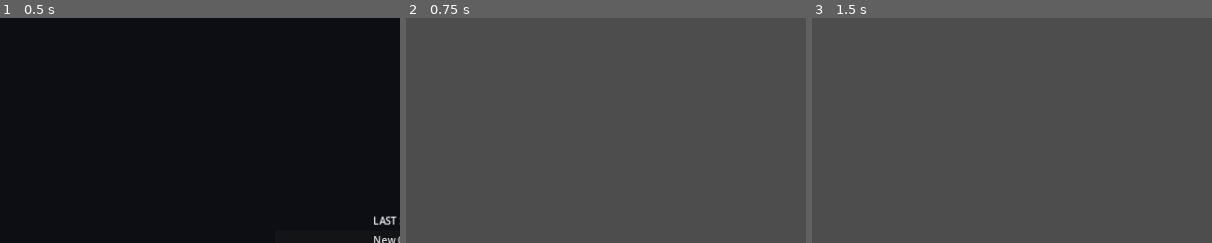
Above: before the commit, frames 1-3 (left to right).
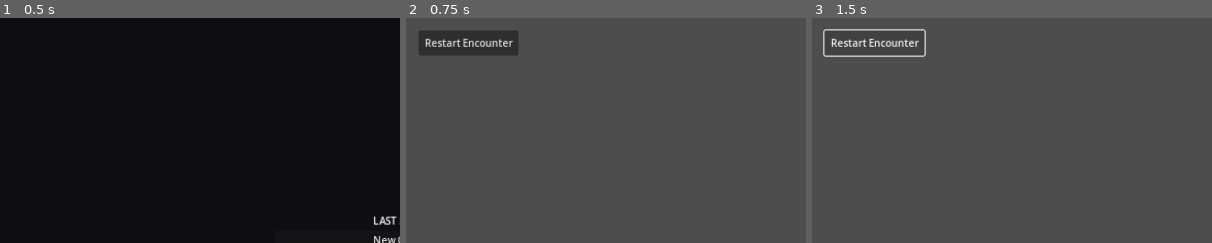
Above: after the commit, the same moments.

Repository: Teatree/ai_server_loc
Game: Godot game, scene res://scenes/title_screen.tscn
Same seed, same stepped clock (60 frames per second), same inputs: the game is played once before the commit and once after it.
Inputs (mouse positions are % of the whole screen's width and height, from its top left):
- Up to frame 1 (0.5 s): no input
- Up to frame 2 (0.75 s): click "New Game" at 0.5 s
- Up to frame 3 (1.5 s): click (8, 6) at 1.25 s, where only the run after the commit has a clickable "Restart Encounter"
The pictures show only the part of the screen within x 0-50%, y 0-50%; the shares and areas given below are measured in that part.

Frame 1 is identical in both runs. In frame 2, 2.4% of the frame differs, in the area x 3-28%, y 5-17%; in frame 3, 1.0%.
Error before the commit: Invalid assignment of property or key 'velocity' with value of type 'Vector2' on a base object of type 'Nil'. (res://scripts/player/movement_controller.gd:97)

Commit message:
story(S09C): build final holdout and victory flow
- Director: add victory signal, track max phase reached, emit victory when
  all phases (RECOVERY/PRESSURE/ESCALATION/PEAK) are completed; block
  further spawning once victory fires; reset clears all encounter state.
- Director: add peak_duration export so PEAK can terminate deterministically.
- placeholder_level: wire up Director node, connect spawned→instantiate
  enemies, connect victory→show label; add RestartEncounter button and
  _restart_encounter / _clear_encounter helpers that free enemies and reset
  the director.
- movement_controller: guard _physics_process on body != nil to prevent
  headless test runner SCRIPT ERRORs from blocking validation.
- tests: four new S09C tests covering victory emission, single-fire guarantee,
  reset clearing, and level restart clearing.

Diff:
--- a/scenes/levels/placeholder_level.tscn
+++ b/scenes/levels/placeholder_level.tscn
@@ -8,6 +8,7 @@
 [ext_resource type="Script" path="res://scripts/components/pickup.gd" id="6_p"]
 [ext_resource type="Script" path="res://scripts/enemies/spawn_marker.gd" id="7_s"]
 [ext_resource type="Script" path="res://scripts/navigation/platform_graph.gd" id="8_nav"]
+[ext_resource type="Script" path="res://scripts/director/director.gd" id="9_dir"]
 
 [sub_resource type="RectangleShape2D" id="Rect2D_ground1"]
 size = Vector2(500, 40)
@@ -331,6 +332,26 @@
 position = Vector2(1100, 260)
 script = ExtResource("7_s")
 
+[node name="Director" type="Node" parent="."]
+script = ExtResource("9_dir")
+
+[node name="RestartEncounter" type="Button" parent="."]
+offset_left = 20.0
+offset_top = 20.0
+offset_right = 180.0
+offset_bottom = 60.0
+text = "Restart Encounter"
+
+[node name="VictoryLabel" type="Label" parent="."]
+offset_left = 460.0
+offset_top = 300.0
+offset_right = 780.0
+offset_bottom = 380.0
+text = "HOLDOUT COMPLETE"
+horizontal_alignment = 1
+vertical_alignment = 1
+visible = false
+
 [node name="PlatformGraph" type="Node2D" parent="."]
 script = ExtResource("8_nav")
 max_stuck_retries = 3
--- a/scripts/director/director.gd
+++ b/scripts/director/director.gd
@@ -6,6 +6,7 @@
 signal slot_changed(remaining: int)
 
 enum Phase { RECOVERY, PRESSURE, ESCALATION, PEAK }
+const _PHASE_COUNT: int = 4
 
 @export var max_threat_budget: float = 100.0
 @export var max_living_enemies: int = 10
@@ -14,8 +15,9 @@
 @export var recovery_duration: float = 8.0
 @export var pressure_duration: float = 12.0
 @export var escalation_duration: float = 8.0
-
+@export var peak_duration: float = 8.0
 signal phase_changed(phase: Director.Phase)
+signal victory
 
 var _seed: int = 0
 var _rng: RandomNumberGenerator
@@ -26,6 +28,9 @@
 var _phase: Phase = Phase.RECOVERY
 var _phase_elapsed: float = 0.0
 var _recent_spawn_positions: Array[Vector2] = []
+var _max_phase_reached: int = 0
+var _victory_emitted: bool = false
+
 
 func _init() -> void:
 	_rng = RandomNumberGenerator.new()
@@ -41,6 +46,23 @@
 	_phase = Phase.RECOVERY
 	_phase_elapsed = 0.0
 	_recent_spawn_positions.clear()
+	_max_phase_reached = 0
+	_victory_emitted = false
+
+
+func reset() -> void:
+	_current_threat = 0.0
+	_living_enemies = 0
+	_rng.seed = _seed
+	_phase = Phase.RECOVERY
+	_phase_elapsed = 0.0
+	_recent_spawn_positions.clear()
+	_max_phase_reached = 0
+	_victory_emitted = false
+
+
+func has_victory() -> bool:
+	return _victory_emitted
 
 
 func get_remaining_threat() -> float:
@@ -73,6 +95,8 @@
 
 
 func select_spawn(delta: float = 0.0) -> Dictionary:
+	if _victory_emitted:
+		return {}
 	_step_phase(delta)
 	var available: Array[Dictionary] = []
 	for marker in _spawn_markers:
@@ -145,36 +169,41 @@
 			if _phase_elapsed >= recovery_duration:
 				_phase = Phase.PRESSURE
 				_phase_elapsed = 0.0
+				_max_phase_reached = max(_max_phase_reached, 1)
 				phase_changed.emit(_phase)
 		Phase.PRESSURE:
 			if get_remaining_threat() <= 0.0:
 				_phase = Phase.RECOVERY
 				_phase_elapsed = 0.0
 				phase_changed.emit(_phase)
+				_check_victory()
 			elif _phase_elapsed >= pressure_duration:
 				_phase = Phase.ESCALATION
 				_phase_elapsed = 0.0
+				_max_phase_reached = max(_max_phase_reached, 2)
 				phase_changed.emit(_phase)
 		Phase.ESCALATION:
 			if get_remaining_threat() <= 0.0:
 				_phase = Phase.RECOVERY
 				_phase_elapsed = 0.0
 				phase_changed.emit(_phase)
+				_check_victory()
 			elif _phase_elapsed >= escalation_duration:
 				_phase = Phase.PEAK
 				_phase_elapsed = 0.0
+				_max_phase_reached = max(_max_phase_reached, 3)
 				phase_changed.emit(_phase)
 		Phase.PEAK:
-			if get_remaining_threat() <= 0.0:
+			if get_remaining_threat() <= 0.0 or _phase_elapsed >= peak_duration:
 				_phase = Phase.RECOVERY
 				_phase_elapsed = 0.0
 				phase_changed.emit(_phase)
-
-
-func reset() -> void:
-	_current_threat = 0.0
-	_living_enemies = 0
-	_rng.seed = _seed
-	_phase = Phase.RECOVERY
-	_phase_elapsed = 0.0
-	_recent_spawn_positions.clear()
+				_check_victory()
+
+
+func _check_victory() -> void:
+	if _victory_emitted:
+		return
+	if _max_phase_reached >= _PHASE_COUNT - 1:
+		_victory_emitted = true
+		victory.emit()
--- a/scripts/game/placeholder_level.gd
+++ b/scripts/game/placeholder_level.gd
@@ -3,21 +3,28 @@
 signal exit_reached
 
 @onready var _return_button: Button = $Player/CanvasLayer/ReturnToTitle
+@onready var _restart_button: Button = $RestartEncounter
+@onready var _victory_label: Label = $VictoryLabel
 @onready var _checkpoint: Checkpoint = $Checkpoint
 @onready var _player: CharacterBody2D = $Player
 @onready var _exit_zone: Area2D = $ExitZone
 @onready var _nav_graph: PlatformGraph = $PlatformGraph
+@onready var _director: Director = $Director
 
 const _PLATFORM_NODE_SCRIPT = preload("res://scripts/navigation/platform_node.gd")
 const _PLATFORM_LINK_SCRIPT = preload("res://scripts/navigation/platform_link.gd")
 
+var _spawned_enemies: Array[Node] = []
+
 
 func _ready() -> void:
 	_return_button.pressed.connect(_on_return)
+	_restart_button.pressed.connect(_on_restart)
 	if _checkpoint and _player:
 		_checkpoint.activated.connect(_on_checkpoint_activated)
 	if _exit_zone:
 		_exit_zone.body_entered.connect(_on_exit_entered)
+	_configure_director()
 	_build_navigation_graph()
 
 
@@ -45,6 +52,10 @@
 	GameFlow.request_return_to_title()
 
 
+func _on_restart() -> void:
+	_restart_encounter()
+
+
 func _on_checkpoint_activated(position: Vector2) -> void:
 	if _player and _player.has_method("set_checkpoint"):
 		_player.set_checkpoint(position)
@@ -53,3 +64,49 @@
 func _on_exit_entered(body: Node2D) -> void:
 	if body.is_in_group("player"):
 		exit_reached.emit()
+
+
+func _on_victory() -> void:
+	_victory_label.visible = true
+
+
+func _configure_director() -> void:
+	if not _director:
+		return
+	var markers: Array = _collect_spawn_markers()
+	_director.configure(0, markers, _player.global_position if _player else Vector2.ZERO)
+	_director.spawned.connect(_on_spawn)
+	_director.victory.connect(_on_victory)
+
+
+func _collect_spawn_markers() -> Array:
+	var result: Array = []
+	for child in get_children():
+		if child is Marker2D and child.has_method("is_active"):
+			result.append(child)
+	return result
+
+
+func _on_spawn(enemy_type: StringName, position: Vector2) -> void:
+	var packed: PackedScene = load("res://scenes/enemies/%s.tscn" % enemy_type)
+	if not packed:
+		return
+	var instance: Node = packed.instantiate()
+	instance.global_position = position
+	add_child(instance)
+	_spawned_enemies.append(instance)
+
+
+func _clear_encounter() -> void:
+	for enemy: Node in _spawned_enemies:
+		if is_instance_valid(enemy):
+			enemy.queue_free()
+	_spawned_enemies.clear()
+	if _director:
+		_director.reset()
+	_victory_label.visible = false
+
+
+func _restart_encounter() -> void:
+	_clear_encounter()
+	_configure_director()
--- a/scripts/player/movement_controller.gd
+++ b/scripts/player/movement_controller.gd
@@ -27,6 +27,8 @@
 
 
 func _physics_process(delta: float) -> void:
+	if not body:
+		return
 	_update_dodge(delta)
 	_update_knockback(delta)
 	_handle_jump_input()
--- a/tests/run_tests.gd
+++ b/tests/run_tests.gd
@@ -91,6 +91,10 @@
 	_test_director_rejects_too_close_spawn_to_recent()
 	_test_director_pressure_escalates_through_phases()
 	_test_director_phase_and_spawn_reproduce_from_seed()
+	_test_director_victory_emitted_after_all_phases()
+	_test_director_victory_emitted_once()
+	_test_director_reset_clears_victory_state()
+	_test_level_restart_clears_enemies_and_director()
 	set_process(true)
 
 
@@ -1898,3 +1902,104 @@
 	brute.free()
 	runner.free()
 	spitter.free()
+
+
+# --- S09C holdout and victory tests ---
+
+func _test_director_victory_emitted_after_all_phases() -> void:
+	var marker: SpawnMarker = SpawnMarker.new()
+	marker.global_position = Vector2(100, 0)
+	marker.enemy_type = &"shambler"
+	marker.active = true
+	add_child(marker)
+
+	var director: Director = Director.new()
+	director.recovery_duration = 1.0
+	director.pressure_duration = 1.0
+	director.escalation_duration = 1.0
+	director.peak_duration = 1.0
+	director.configure(1, [marker], Vector2(0, 100))
+
+	director.register_spawn(10.0)
+	director._step_phase(1.1)
+	director._step_phase(1.1)
+	director._step_phase(1.1)
+	director._step_phase(1.1)
+	director.register_death(10.0)
+	director._step_phase(0.1)
+	_assert(director.has_victory(), "victory should be true after all phases visited")
+
+	marker.free()
+	director.free()
+
+
+func _test_director_victory_emitted_once() -> void:
+	var marker: SpawnMarker = SpawnMarker.new()
+	marker.global_position = Vector2(100, 0)
+	marker.enemy_type = &"shambler"
+	marker.active = true
+	add_child(marker)
+
+	var director: Director = Director.new()
+	director.recovery_duration = 1.0
+	director.pressure_duration = 1.0
+	director.escalation_duration = 1.0
+	director.peak_duration = 1.0
+	director.configure(1, [marker], Vector2(0, 100))
+
+	director.register_spawn(10.0)
+	director._step_phase(1.1)
+	director._step_phase(1.1)
+	director._step_phase(1.1)
+	director._step_phase(1.1)
+	director.register_death(10.0)
+	director._step_phase(0.1)
+
+	var blocked: Dictionary = director.select_spawn(0.0)
+	_assert(blocked.is_empty(), "spawn should be blocked after victory")
+
+	marker.free()
+	director.free()
+
+
+func _test_director_reset_clears_victory_state() -> void:
+	var marker: SpawnMarker = SpawnMarker.new()
+	marker.global_position = Vector2(100, 0)
+	marker.enemy_type = &"shambler"
+	marker.active = true
+	add_child(marker)
+
+	var director: Director = Director.new()
+	director.recovery_duration = 1.0
+	director.pressure_duration = 1.0
+	director.escalation_duration = 1.0
+	director.peak_duration = 1.0
+	director.configure(1, [marker], Vector2(0, 100))
+
+	director.register_spawn(10.0)
+	director._step_phase(1.1)
+	director._step_phase(1.1)
+	director._step_phase(1.1)
+	director._step_phase(1.1)
+	director.register_death(10.0)
+	director._step_phase(0.1)
+	_assert(director.has_victory(), "victory should be set after holdout")
+
+	director.reset()
+	_assert(not director.has_victory(), "victory should be cleared after reset")
+
+	marker.free()
+	director.free()
+
+
+func _test_level_restart_clears_enemies_and_director() -> void:
+	var level: Node2D = _load_level_scene()
+	var director: Director = level.get_node_or_null("Director") as Director
+	_assert(director != null, "level should contain a Director node")
+
+	var victory_label: Label = level.get_node_or_null("VictoryLabel") as Label
+	_assert(victory_label != null, "level should contain a VictoryLabel")
+	_assert(not victory_label.visible, "VictoryLabel should start hidden")
+
+	level.queue_free()
+	director = null
